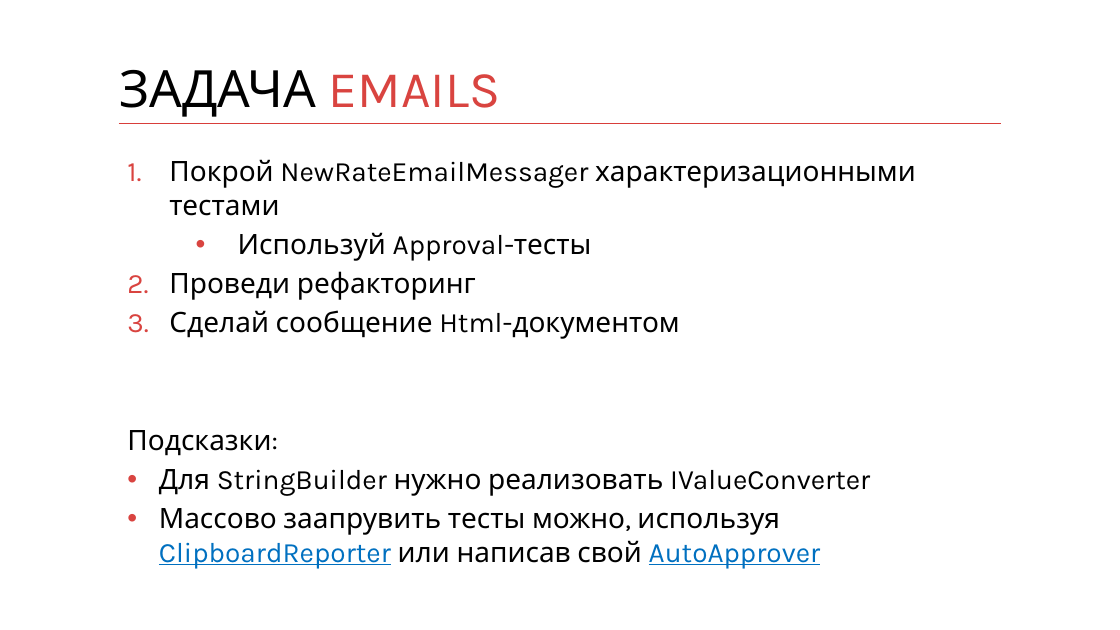
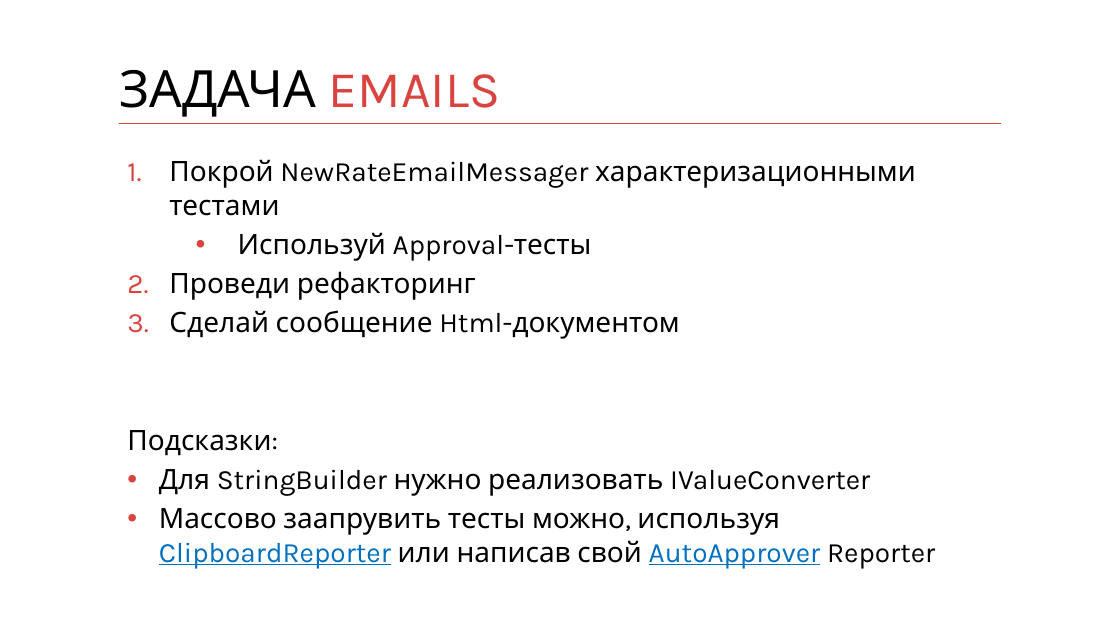
Before and after one commit to kontur-courses/legacy, a slide deck: slide 13 of legacy.pptx. Drawn at 1120x630 pixels with LibreOffice and Linux fonts; fonts in the diff are those of the drawing. Boxes give left, top, right and bottom in pixels: in the first picture for what was removed or moved away, otherwise in the second. Text is boxed around its words. In the diff, an @@ line names an element or a change of style, - is before the commit and + after.

Commit message:
New Read.me & fix pptx

```diff
--- a/legacy.pptx
+++ b/legacy.pptx
@@ text at (159,508,935,569): text changed @@
-• Массово заапрувить тесты можно, используя ClipboardReporter или написав свой AutoApprover
+• Массово заапрувить тесты можно, используя ClipboardReporter или написав свой AutoApprover Reporter
```
Also in this commit, not shown: 1 other file.
